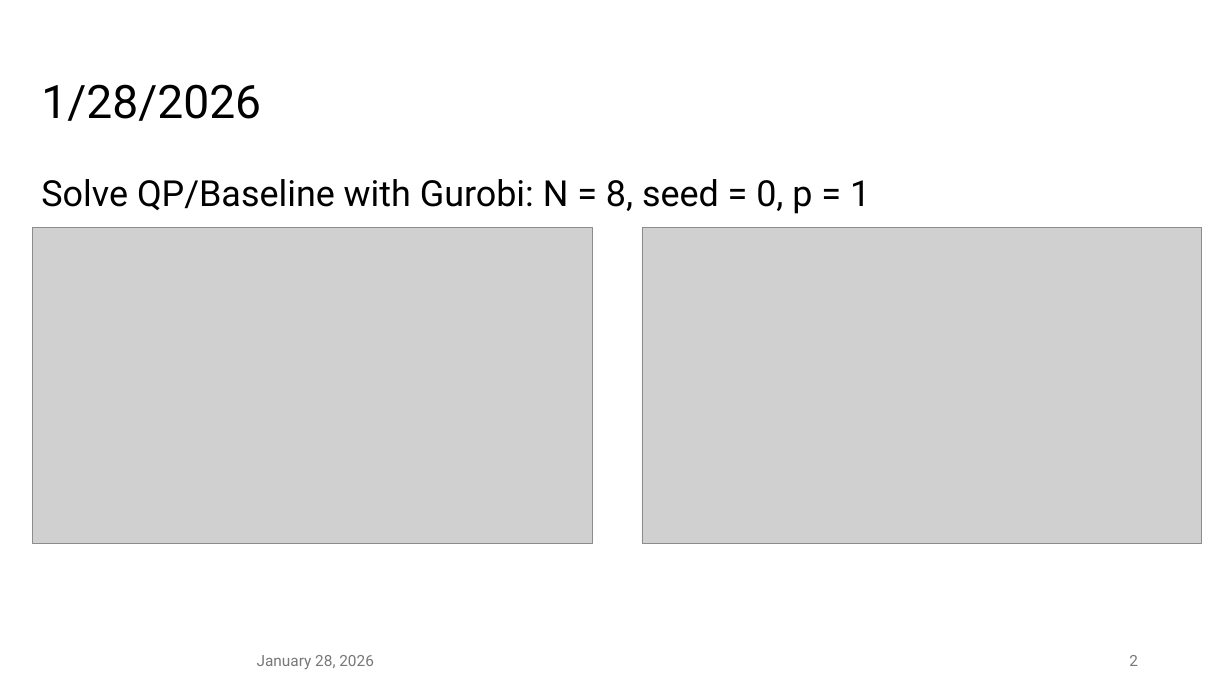
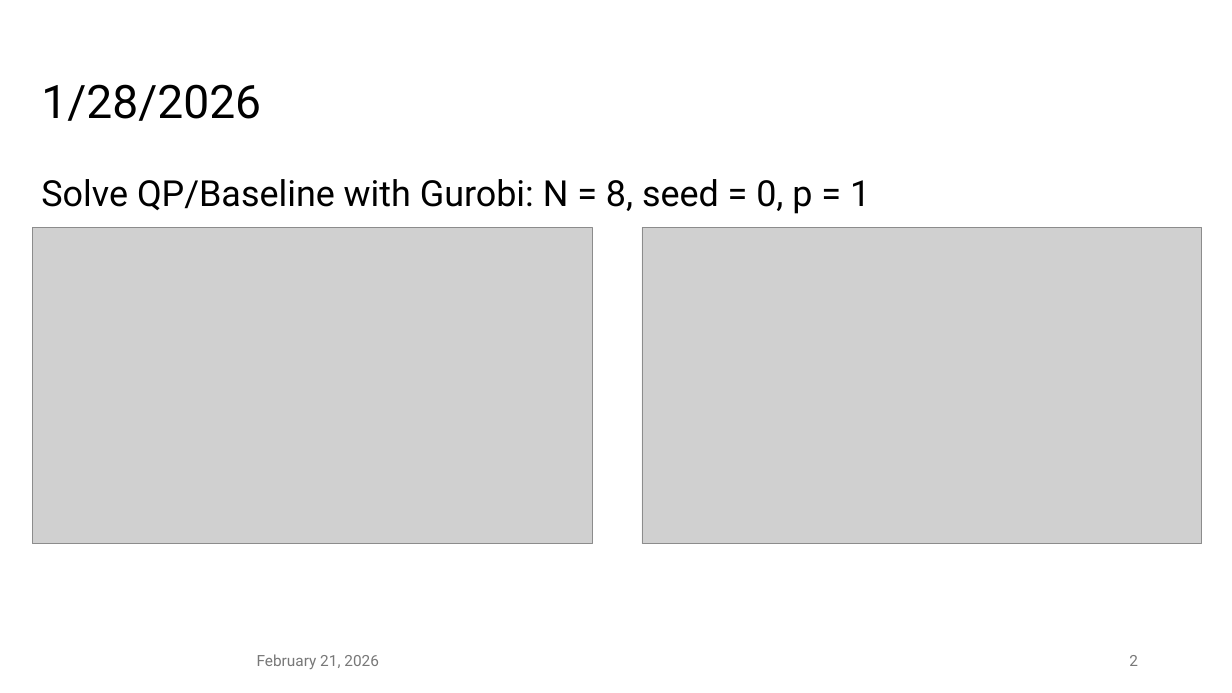
Before and after one commit to SECQUOIA/Quantum_Preconditioning_Constrained_Optimization, a slide deck: slide 2 of Updates.pptx. Drawn at 1232x693 pixels with LibreOffice and Linux fonts; fonts in the diff are those of the drawing; grey boxes stand for pictures; background and template pictures are left out. Boxes give left, top, right and bottom in pixels: in the first picture for what was removed or moved away, otherwise in the second. Text is boxed around its words. In the diff, an @@ line names an element or a change of style, - is before the commit and + after.

```diff
--- a/Updates.pptx
+++ b/Updates.pptx
@@ text at (257, 654, 379, 669): text changed @@
-January 28, 2026
+February 21, 2026
```
Also in this commit, not shown: 2 other slides changed, 6 slides added, 18 other files.
